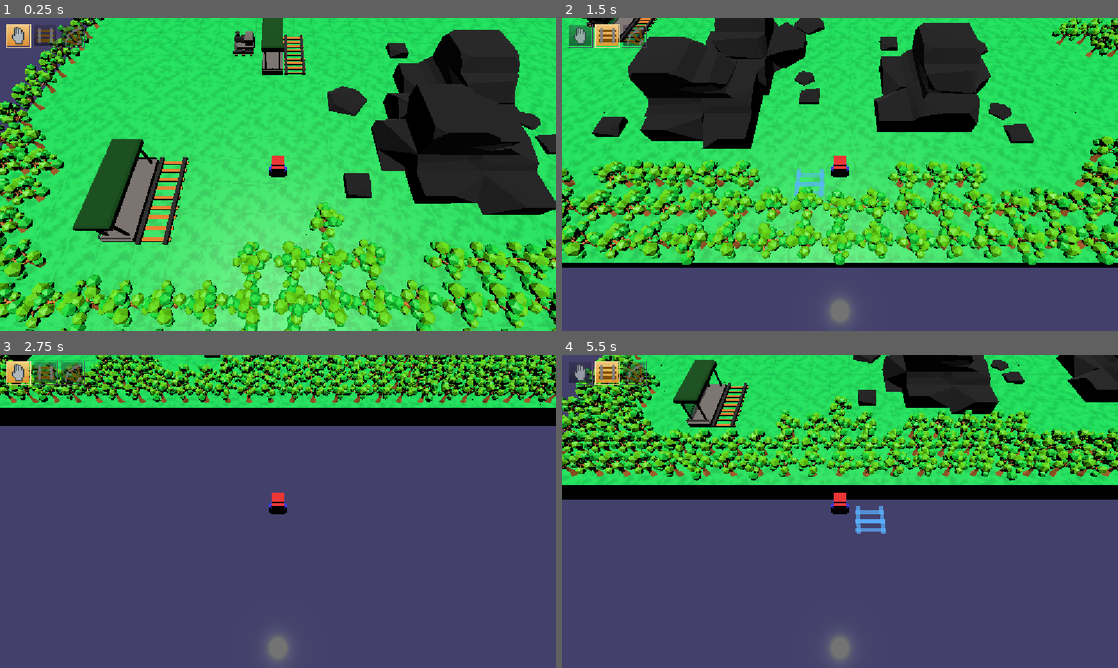
Above: before the commit, frames 1-4 (two rows, left to right).
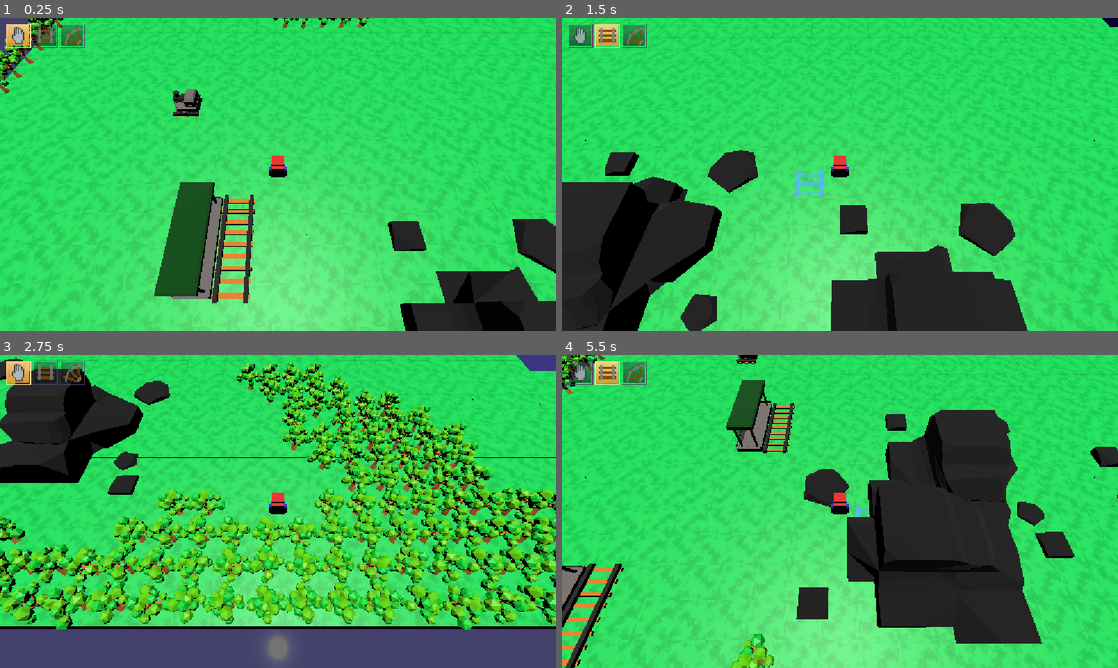
Above: after the commit, the same moments.

Repository: JoaoR090/godot-dev_de_jogos-2026-2
Game: Godot game, scene res://scenes/main.tscn
The game is run twice, just before and just after one commit, with the same random seed, the same clock (stepped at 60 frames per second) and the same inputs.
Inputs (mouse positions are in pixels of both pictures, inside the frame that each line leads up to):
- Up to frame 1 (0.25 s): no input
- Up to frame 2 (1.5 s): tap Enter at 0.5 s; move the mouse to (962, 158) at 0.52 s; hold D (right) 0.53-1.28 s; hold 1 (1) 0.53-1.28 s; click (962, 158) at 0.67 s; tap 2 (2) at 0.8, 1.35 s; move the mouse to (728, 190) at 1.27 s; hold S (down) from 1.28 s (still down)
- Up to frame 3 (2.75 s): tap 3 (3) at 1.55 s; move the mouse to (333, 442) at 2.02 s; release S (down) at 2.03 s; hold D (right) from 2.03 s (still down); hold 3 (3) from 2.03 s (still down); tap 1 (1) at 2.3 s
- Up to frame 4 (5.5 s): move the mouse to (812, 574) at 2.77 s; release D (right) at 2.78 s; release 3 (3) at 2.78 s; hold W (up) 2.78-3.53 s; tap 1 (1) at 2.85, 4.55 s; click (812, 574) at 2.92 s; tap 2 (2) at 3.05, 5.3 s; move the mouse to (1006, 558) at 3.52 s; hold 2 (2) 3.53-4.28 s; hold A (left) 3.53-5.03 s; tap 3 (3) at 3.8, 4.35 s; move the mouse to (673, 464) at 4.27 s; move the mouse to (867, 511) at 5.02 s; hold S (down) from 5.03 s (still down); hold Right mouse button (break) from 5.03 s (still down); click (867, 511) at 5.17 s

The runs differ from the first frame. In frame 1, 48% of the frame differs, in the area x 0-100%, y 0-100%; in frame 2, 62%; in frame 3, 82%; in frame 4, 84%.

Commit message:
fix: ajusta a posição do Trem e do Player na cena principal

Diff:
--- a/scenes/main.tscn
+++ b/scenes/main.tscn
@@ -11,7 +11,7 @@
 [node name="Main" type="Node3D" unique_id=1502751328]
 
 [node name="Trem" parent="." unique_id=250326021 node_paths=PackedStringArray("trilhos") instance=ExtResource("1_tbgi4")]
-transform = Transform3D(1, 0, 0, 0, 1, 0, 0, 0, 1, -23.605911, 0, 20.976421)
+transform = Transform3D(1, 0, 0, 0, 1, 0, 0, 0, 1, -23.605911, 0, 15.976421)
 trilhos = NodePath("../Trilhos")
 direcao_inicial = 2
 
@@ -19,7 +19,7 @@
 transform = Transform3D(1, 0, 0, 0, 1, 0, 0, 0, 1, -22.083462, 0, 20.976421)
 
 [node name="Player" parent="." unique_id=1211023565 node_paths=PackedStringArray("grid_trilhos") instance=ExtResource("4_tipki")]
-transform = Transform3D(1, 0, 0, 0, 1, 0, 0, 0, 1, -21.85062, 0, 27.660137)
+transform = Transform3D(1, 0, 0, 0, 1, 0, 0, 0, 1, -19.85062, 0, 18.660137)
 grid_trilhos = NodePath("../Trilhos")
 
 [node name="Trilhos" parent="." unique_id=1643442532 instance=ExtResource("5_85g3d")]
